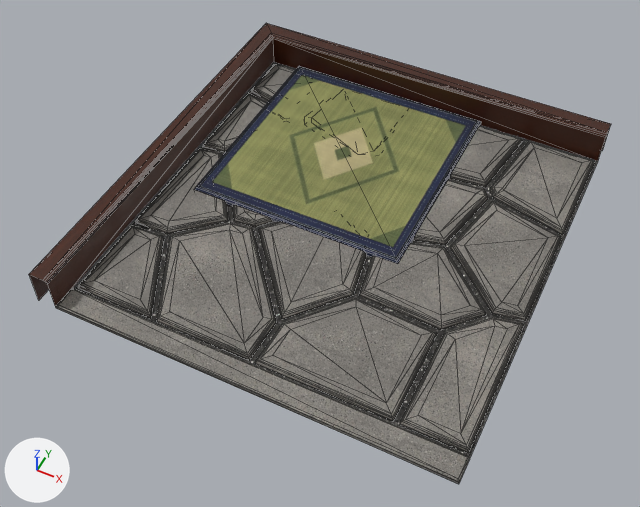
Renders of the glTF model public/models/genkanfloor.glb from each side of a commit.
Rendered twice from a 50 mm camera at (1.812, -4.778, 1.868) aimed at (1.006, -3.166, -0.147). The lights are fixed; the arrows at lower left show +X, +Y and +Z. The first picture is the older version. Mesh edges are drawn as thin lines. Where no turn or scale is listed for an object, it has been applied to the vertices. Vertices at exactly the same position are counted once.

In view in the first picture: 'GenkanKamachi', 'GenkanMortar', 'GenkanRug', 'GenkanSill', 'GenkanStones'.
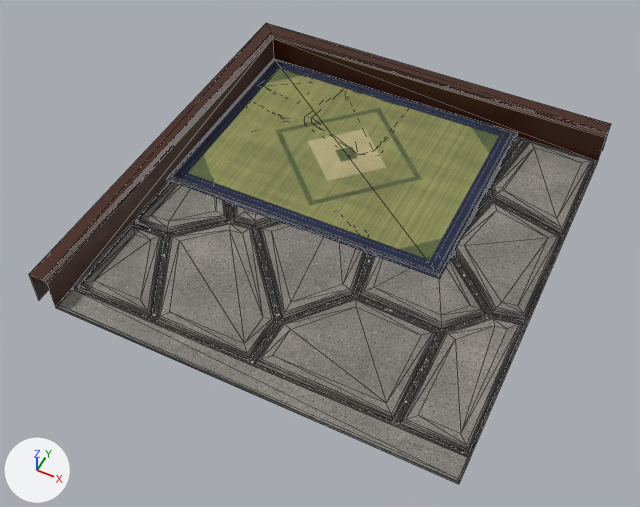
The change, as a diff of the scene's bpy script:
```diff
--- a/public/models/genkanfloor.glb.py
+++ b/public/models/genkanfloor.glb.py
@@ me_genkanrug @@
 # used by ob_genkanrug; location = (0.0, 0.0, 0.0)
-me_genkanrug.from_pydata(...)  # 16 vertices, 26 faces; spans x 0.55..1.25, y -3.145..-2.425, z -0.104..-0.086
+me_genkanrug.from_pydata(...)  # 16 vertices, 26 faces; spans x 0.445..1.38, y -3.145..-2.425, z -0.104..-0.086
+# me_genkanrug part 1: all 8 vertices in x 0.55..0.562, y -3.145..-2.425, z -0.104..-0.086 are moved by (-0.105, 0.0, 0.0)
+# me_genkanrug part 2: all 8 vertices in x 1.238..1.25, y -3.145..-2.425, z -0.104..-0.086 are moved by (0.13, 0.0, 0.0)
 me_genkanrug.materials.append(mat_genkanrug)
```

What differs and where, as boxes (x1, y1, x2, y2) in the pictures (640 x 507 px; the box of a moved part takes in the faces that stretch with it):
'GenkanRug', reshaped (23% wider, 11% taller)
    before: (194, 66, 481, 264)
    after: (166, 59, 518, 279)
part 1 of me_genkanrug, moved or reshaped
    before: (195, 66, 300, 188)
    after: (166, 59, 275, 179)
part 2 of me_genkanrug, moved or reshaped
    before: (194, 66, 481, 264)
    after: (166, 59, 518, 279)
